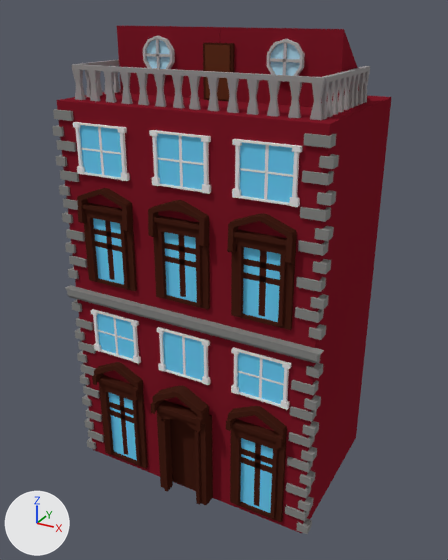
The Blender file TheOvercoat/Assets/Models(blend)/Yapılar/BasicBuildings/building06/b06.blend, before and after one commit.
One viewpoint serves both versions: a 50 mm lens placed at (10.02, -18.41, 16.62), pointed at (0.16, -0.49, 7.66). Every picture has the same lights, and +X, +Y and +Z are marked at lower left.
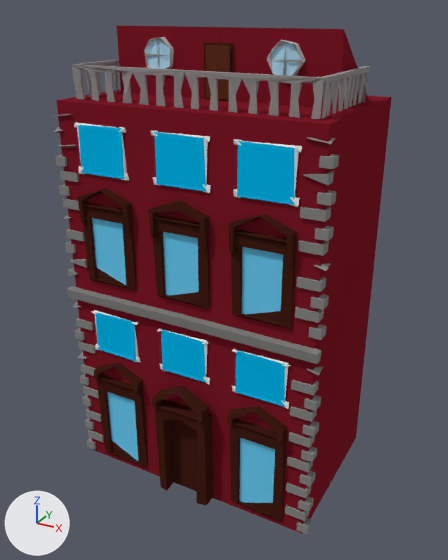
Boxes (x1, y1, x2, y2) around the edits, measured in the pictures (448 x 560 px):
```json
{"object": "Cube", "change": "reshaped, modifiers changed", "before": [52, 26, 392, 534], "after": [53, 26, 392, 534]}
{"part": 1, "of": "me_cube", "change": "deleted", "before": [80, 125, 294, 404], "on screen": "cyan"}
{"part": 2, "of": "me_cube", "change": "surface changed", "after": [78, 125, 295, 407], "on screen": "cyan"}
```

Scene script edits in JSON lines:
```json
{"block": "me_cube", "where": "# used by ob_cube; location = (0.0, 0.0, 0.0)"}
{"op": "remove", "block": "me_cube", "code": "me_cube.from_pydata(...)  # 2387 vertices, 2112 faces; spans x -4.9..4.9, y -3.8..3.0, z 0.0..16.1"}
{"op": "add", "block": "me_cube", "code": "me_cube.from_pydata(...)  # 2363 vertices, 2106 faces; spans x -4.9..4.9, y -3.8..3.0, z 0.0..16.1"}
{"block": "me_cube", "change": "me_cube part 1: 6 loose pieces with 24 vertices, spanning x -3.8..3.8, y -3.0, z 5.0..13.2, are deleted"}
{"block": "me_cube", "change": "me_cube part 2: 6 kept faces spanning x -3.7..3.7, y -3.0, z 5.0..13.2 get new texture (UV) coordinates"}
{"op": "add", "block": "ob_cube", "code": "_m = ob_cube.modifiers.new('Decimate', 'DECIMATE')"}
{"op": "add", "block": "ob_cube", "code": "_m.ratio = 0.401"}
```
